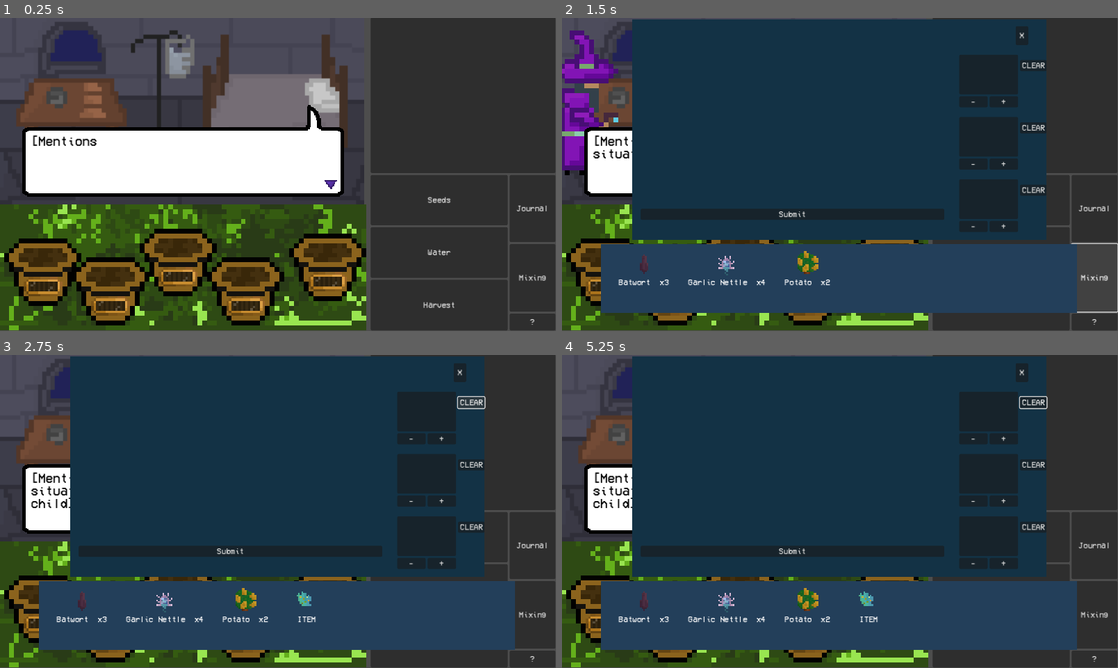
Above: before the commit, frames 1-4 (two rows, left to right).
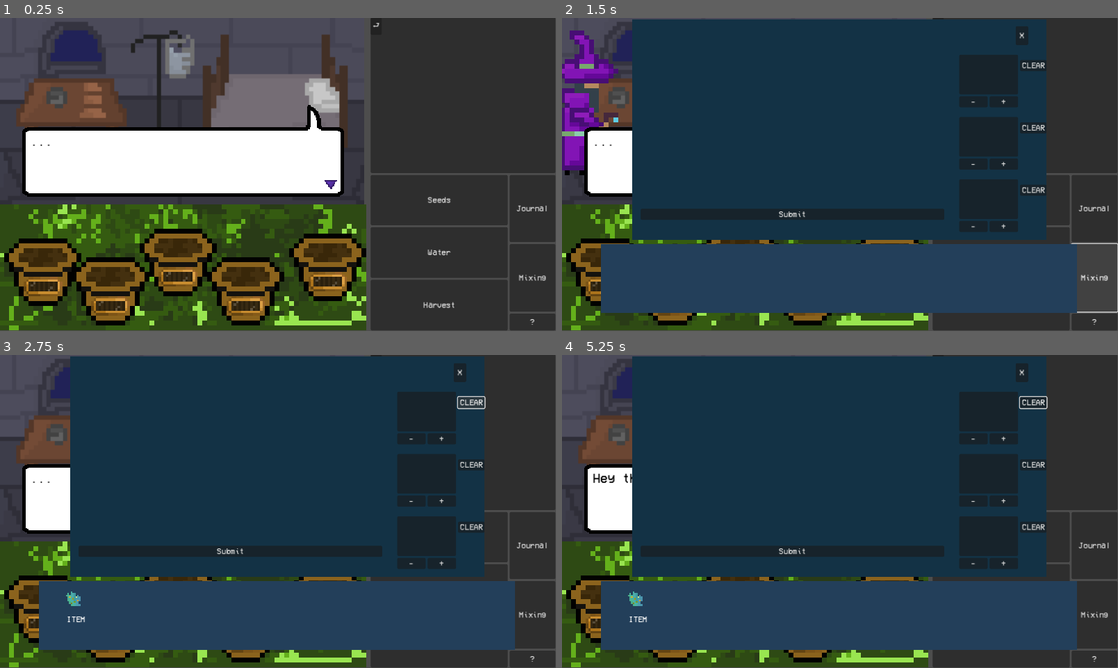
Above: after the commit, the same moments.

Repository: Chasmessian/Shadow-Alchemy
Game: Godot game, scene res://world.tscn
Same seed, same stepped clock (60 frames per second), same inputs: the game is played once before the commit and once after it.
Inputs (mouse positions are in pixels of both pictures, inside the frame that each line leads up to):
- Up to frame 1 (0.25 s): no input
- Up to frame 2 (1.5 s): click (940, 27) at 0.5 s, where only the run after the commit has a clickable "⮐"; click "Mixing" at 1.25 s
- Up to frame 3 (2.75 s): click "CLEAR" at 2 s
- Up to frame 4 (5.25 s): click "Seeds" at 2.75 s; click "Water" at 3.5 s; click "Harvest" at 4.25 s; click "Journal" at 5 s

The runs differ from the first frame. In frame 1, 0.2% of the frame differs, in the area x 5-69%, y 1-41%; in frame 2, 0.8%; in frame 3, 1.1%; in frame 4, 1.1%, in the area x 5-57%, y 37-86%.
Error in both runs: Invalid call. Nonexistent function 'new' in base 'Nil'. (res://UI/MixingScene/itemSlot.gd:8)

Commit message:
Custom Dialog Introduced

Diff:
--- a/Patients/Base/Patient.gd
+++ b/Patients/Base/Patient.gd
@@ -4,6 +4,7 @@
 var curse = null
 var species = Human
 var texture = null
+var conversationNode = null
 func ratePotion(potion):
 	#alter potion based on race
 	var points = 0
--- a/Patients/List/patient1.gd
+++ b/Patients/List/Patient1/patient1.gd
@@ -7,3 +7,4 @@
 	stats.weight = 75
 	curse = vampirism.new()
 	texture = load("res://Patients/Sprites/wizard1.png")
+	conversationNode = load("res://Patients/List/Patient1/patient1Convo.tscn")
--- /dev/null
+++ b/Patients/List/Patient1/patient1Convo.tscn
@@ -0,0 +1,25 @@
+[gd_scene load_steps=2 format=3 uid="uid://68vasgyvaium"]
+
+[ext_resource type="Script" path="res://UI/MainScene/Side Dialogue Buttons/conversation.gd" id="1_0qs0h"]
+
+[node name="Patient1Convo" type="Node"]
+script = ExtResource("1_0qs0h")
+isRoot = true
+response = ["Hey there, I'm feeling pretty bad", "I feel a need to suck your blood"]
+
+[node name="conversation" type="Node" parent="."]
+script = ExtResource("1_0qs0h")
+isLeaf = true
+text = "Why would you do that?"
+response = ["I don't know, it is just a very strong urge", "I can't help it."]
+
+[node name="conversation2" type="Node" parent="."]
+script = ExtResource("1_0qs0h")
+text = "How long have you felt this?"
+response = ["I think it started when I went into a cave", "That was about 12 days ago"]
+
+[node name="conversation" type="Node" parent="conversation2"]
+script = ExtResource("1_0qs0h")
+isLeaf = true
+text = "You sure?"
+response = ["Positive"]
--- a/Patients/patientList.gd
+++ b/Patients/patientList.gd
@@ -1,6 +1,6 @@
 class_name PatientList
 extends Node
-static var patients = ["res://Patients/List/patient1.gd"] #contains script references, World will load thems
+static var patients = ["res://Patients/List/Patient1/patient1.gd"] #contains script references, World will load thems
 static func getPatient():
 	if(len(patients)==0):
 		return null
--- /dev/null
+++ b/Question Container.gd
@@ -0,0 +1,43 @@
+class_name QuestionContainer
+extends ScrollContainer
+static var instance : QuestionContainer
+var questionScene = preload("res://UI/MainScene/Side Dialogue Buttons/Question Button.tscn")
+var currentNode : conversation = null
+
+func _ready():
+	if(instance == null):
+		instance = self
+	else:
+		queue_free()
+
+func loadNode(convo : conversation, immedientQuestions = false): #conversation node
+	currentNode = convo
+	Dialogue.instance.loadDialogue(convo.response)
+	if(convo.isLeaf):
+		Dialogue.instance.ending_dialogue.connect(loadPreviousNode, CONNECT_ONE_SHOT)
+		return
+	else:
+		if(!immedientQuestions):
+			Dialogue.instance.ending_dialogue.connect(func():
+				loadQuestions(convo), CONNECT_ONE_SHOT)
+		else:
+			loadQuestions(convo)
+func loadQuestions(convo):
+	for i in range($VBoxContainer.get_child_count()):
+		$VBoxContainer.get_child(i).queue_free()
+	for i in range(convo.get_child_count()):
+		var newQuestion = questionScene.instantiate()
+		newQuestion.text = convo.get_child(i).text
+		newQuestion.id = i
+		newQuestion.clicked.connect(buttonClicked)
+		$VBoxContainer.add_child(newQuestion)
+
+func buttonClicked(id):
+	for i in range($VBoxContainer.get_child_count()):
+		$VBoxContainer.get_child(i).queue_free()
+	print(currentNode)
+	loadNode(currentNode.get_child(id))
+func loadPreviousNode():
+	if(currentNode == null):
+		return
+	loadNode(currentNode.get_parent(), true)
--- /dev/null
+++ b/Question Container.tscn
@@ -0,0 +1,19 @@
+[gd_scene load_steps=2 format=3 uid="uid://bae5nw7fcom1v"]
+
+[ext_resource type="Script" path="res://Question Container.gd" id="1_u2esm"]
+
+[node name="UpperButtons" type="ScrollContainer"]
+anchors_preset = 15
+anchor_right = 1.0
+anchor_bottom = 1.0
+grow_horizontal = 2
+grow_vertical = 2
+size_flags_horizontal = 3
+size_flags_vertical = 3
+script = ExtResource("1_u2esm")
+
+[node name="VBoxContainer" type="VBoxContainer" parent="."]
+layout_mode = 2
+size_flags_horizontal = 3
+size_flags_vertical = 3
+theme_override_constants/separation = 16
--- a/UI/MainScene/Dialogue/dialogue.gd
+++ b/UI/MainScene/Dialogue/dialogue.gd
@@ -1,4 +1,7 @@
+class_name Dialogue
 extends Node2D
+
+static var instance = null
 
 signal starting_dialogue
 signal ending_dialogue
@@ -17,9 +20,15 @@
 var next_message_ready = false
 
 func _ready():
-		start_dialogue()
+	if(instance==null):
+		instance = self
+	else:
+		queue_free()
+		#start_dialogue()
+	viewport.instance.startConvo.connect(loadConversation, CONNECT_ONE_SHOT)
 
 func start_dialogue():
+	starting_dialogue.emit()
 	current_message = 0
 	display = ""
 	current_char = 0
@@ -30,9 +39,11 @@
 	# Add something to show the speech bubble scene.
 
 func stop_dialogue():
+	ending_dialogue.emit()
+	#hide()
 	# Add something to hide the speech bubble scene.
 
-	queue_free()
+	#queue_free()
 
 func _on_next_char_timeout():
 	if (current_char < len(messages[current_message])):
@@ -65,3 +76,15 @@
 func clicked():
 	if(next_message_ready):
 		_on_next_message_ready()
+
+func loadDialogue(messageList):
+	messages = messageList
+	start_dialogue()
+
+func loadConversation(convo):
+	print("LOADING ")
+	for i in range($ConversationHolder.get_child_count()):
+		$ConversationHolder.get_child(i).queue_free()
+	var convoInstance = convo.instantiate()
+	$ConversationHolder.add_child(convoInstance)
+	QuestionContainer.instance.loadNode(convoInstance)
--- a/UI/MainScene/Dialogue/dialogue.tscn
+++ b/UI/MainScene/Dialogue/dialogue.tscn
@@ -30,6 +30,8 @@
 position = Vector2(350, 152)
 shape = SubResource("RectangleShape2D_gkvs3")
 
+[node name="ConversationHolder" type="Node" parent="."]
+
 [connection signal="timeout" from="next_char" to="." method="_on_next_char_timeout"]
 [connection signal="timeout" from="next_message" to="." method="_on_next_message_timeout"]
 [connection signal="input_event" from="Viewport Area2D" to="." method="_on_viewport_area_2d_input_event"]
--- a/UI/MainScene/Dialogue/speech_bubble.gd
+++ b/UI/MainScene/Dialogue/speech_bubble.gd
@@ -5,14 +5,16 @@
 func _process(_delta):
 	speech_icon.play("bob")
 
-func _on_viewport_click_field_input_event(_viewport, event, _shape_idx):
-	if event is InputEventMouseButton:
-		if event.button_index == MOUSE_BUTTON_LEFT or event.button_index == MOUSE_BUTTON_RIGHT:
-			if event.pressed:
-				if get_node("Dialogue"):
-					get_node("Dialogue").clicked()
-				else:
-					pass
+
+#no longer needed, was redundent
+#func _on_viewport_click_field_input_event(_viewport, event, _shape_idx):
+	#if event is InputEventMouseButton:
+		#if event.button_index == MOUSE_BUTTON_LEFT or event.button_index == MOUSE_BUTTON_RIGHT:
+			#if event.pressed:
+				#if get_node("Dialogue"):
+					#get_node("Dialogue").clicked()
+				#else:
+					#pass
 
 func _on_dialogue_ending_dialogue():
 	$"../Viewport Area2D".hide()
--- /dev/null
+++ b/UI/MainScene/Side Dialogue Buttons/Question Button.tscn
@@ -0,0 +1,36 @@
+[gd_scene load_steps=2 format=3 uid="uid://b077a505pcelv"]
+
+[ext_resource type="Script" path="res://UI/MainScene/Side Dialogue Buttons/dialogue question.gd" id="1_2tm1n"]
+
+[node name="QuestionButton" type="PanelContainer"]
+custom_minimum_size = Vector2(0, 100)
+anchors_preset = 15
+anchor_right = 1.0
+anchor_bottom = 1.0
+grow_horizontal = 2
+grow_vertical = 2
+size_flags_horizontal = 3
+size_flags_vertical = 3
+script = ExtResource("1_2tm1n")
+
+[node name="HBoxContainer" type="HBoxContainer" parent="."]
+layout_mode = 2
+
+[node name="Control" type="Control" parent="HBoxContainer"]
+layout_mode = 2
+size_flags_horizontal = 3
+size_flags_stretch_ratio = 0.1
+
+[node name="Label" type="Label" parent="HBoxContainer"]
+custom_minimum_size = Vector2(200, 10)
+layout_mode = 2
+size_flags_horizontal = 3
+text = "small questionTHIS IS A QUESTION THAT I AM ASKING YOU ABOUT IF I KEEP TALKING SOMETHIGN WILL HAPPENTHIS IS A QUESTION THAT I AM ASKING YOU ABOUT IF I KEEP TALKING SOMETHIGN WILL HAPPENTHIS IS A QUESTION THAT I AM ASKING YOU ABOUT IF I KEEP TALKING SOMETHIGN WILL HAPPENTHIS IS A QUESTION THAT I AM ASKING YOU ABOUT IF I KEEP TALKING SOMETHIGN WILL HAPPENTHIS IS A QUESTION THAT I AM ASKING YOU ABOUT IF I KEEP TALKING SOMETHIGN WILL HAPPENTHIS IS A QUESTION THAT I AM ASKING YOU ABOUT IF I KEEP TALKING SOMETHIGN WILL HAPPENTHIS IS A QUESTION THAT I AM ASKING YOU ABOUT IF I KEEP TALKING SOMETHIGN WILL HAPPEN"
+autowrap_mode = 3
+
+[node name="Control2" type="Control" parent="HBoxContainer"]
+layout_mode = 2
+size_flags_horizontal = 3
+size_flags_stretch_ratio = 0.1
+
+[connection signal="gui_input" from="." to="." method="_on_gui_input"]
--- /dev/null
+++ b/UI/MainScene/Side Dialogue Buttons/conversation.gd
@@ -0,0 +1,6 @@
+class_name conversation
+extends Node
+@export var isRoot : bool = false
+@export var isLeaf : bool
+@export var text  : String = ""
+@export var response : Array = []
--- /dev/null
+++ b/UI/MainScene/Side Dialogue Buttons/conversation.tscn
@@ -0,0 +1,6 @@
+[gd_scene load_steps=2 format=3 uid="uid://c6or2ys07snu5"]
+
+[ext_resource type="Script" path="res://UI/MainScene/Side Dialogue Buttons/conversation.gd" id="1_lcjww"]
+
+[node name="Conversation" type="Node"]
+script = ExtResource("1_lcjww")
--- /dev/null
+++ b/UI/MainScene/Side Dialogue Buttons/dialogue question.gd
@@ -0,0 +1,9 @@
+extends PanelContainer
+var text = "BAGEL"
+var id = -1
+signal clicked
+func _ready():
+	$HBoxContainer/Label.text = text
+func _on_gui_input(event):
+	if(Input.is_action_just_pressed("click")):
+		clicked.emit(id)
--- a/UI/MainScene/viewPortPatient.gd
+++ b/UI/MainScene/viewPortPatient.gd
@@ -8,10 +8,13 @@
 var timeSpentWalking = 0
 var flipAtEnd = false
 signal arrived
+
+
+
 func flip():
 	flip_h = !flip_h
 func walkTo(coords : Vector2, time):
-	print("WALKING")
+	#print("WALKING")
 	walking = true
 	startPos = position
 	walkingTo = coords
@@ -20,7 +23,7 @@
 	if(walking):
 		timeSpentWalking += delta
 func _process(delta):
-	print(position)
+	#print(position)
 	if(walking):
 		position.x += (walkingTo.x-startPos.x)*(delta/timeToWalk)
 		position.y += (walkingTo.y-startPos.y)*(delta/timeToWalk)
--- a/UI/MainScene/viewport.gd
+++ b/UI/MainScene/viewport.gd
@@ -3,6 +3,7 @@
 static var instance = null
 var patient : viewport_patient = null
 signal arrived
+signal startConvo(convo)
 func _init():
 	if(instance==null):
 		instance = self
@@ -13,13 +14,19 @@
 	patient.walkTo(get_node("Walkto").position, 5)
 	patient.flipAtEnd = true
 	#patient.flip()
+	patient.arrived.connect(func():
+		print(World.instance.patient.conversationNode)
+		arrived.emit()
+		startConvo.emit(World.instance.patient.conversationNode)
+		print("ARRIVED"))
 func patientLeave():
 	#patient.flip()
 	patient.walkTo(get_node("Leave").position, 5)
 	patient.flipAtEnd = true
 	patient.arrived.connect(func():
 		arrived.emit()
-		print("ARRIVED"))
+		#print("ARRIVED")
+		)
 func _ready():
 	patient = get_node("Patient")
 
--- a/UI/MixingScene/Mixing.gd
+++ b/UI/MixingScene/Mixing.gd
@@ -11,16 +11,16 @@
 		i.subtracted.connect(slotSubtracted)
 	#testing purposes
 	#
-	Inventory.add(Batwort, 3)
+	#Inventory.add(Batwort, 3)
 	#Inventory.add(BloodRose, 5)
 	#Inventory.add(DragonGrass, 5)
-	Inventory.add(GarlicNettle, 4)
+	#Inventory.add(GarlicNettle, 4)
 	#Inventory.add(GoldWeed,5)
 	#Inventory.add(HarpyTongue,5)
 	#Inventory.add(HobGoblossom,5)
 	#Inventory.add(Iron,5)
 	#Inventory.add(NorthernFang,5)
-	Inventory.add(Potato,2)
+	#Inventory.add(Potato,2)
 	#Inventory.add(ShadowWood,5)
 	#Inventory.add(Silverleaf,5)
 	#
--- /dev/null
+++ b/UpperQuestions.gd
@@ -0,0 +1,5 @@
+extends PanelContainer
+
+func previousConversationNode():
+	$VBoxContainer/UpperButtons.loadPreviousNode()
+	pass # Replace with function body.
--- /dev/null
+++ b/UpperQuestions.tscn
@@ -0,0 +1,29 @@
+[gd_scene load_steps=3 format=3 uid="uid://b7pkrh22t7lp8"]
+
+[ext_resource type="Script" path="res://UpperQuestions.gd" id="1_3iyfj"]
+[ext_resource type="PackedScene" uid="uid://bae5nw7fcom1v" path="res://Question Container.tscn" id="1_wa76s"]
+
+[node name="Upper Questions" type="PanelContainer"]
+size_flags_vertical = 3
+script = ExtResource("1_3iyfj")
+
+[node name="VBoxContainer" type="VBoxContainer" parent="."]
+layout_mode = 2
+
+[node name="Back" type="Button" parent="VBoxContainer"]
+layout_mode = 2
+size_flags_horizontal = 0
+size_flags_vertical = 2
+size_flags_stretch_ratio = 0.1
+text = "⮐"
+
+[node name="Control" type="Control" parent="VBoxContainer"]
+layout_mode = 2
+size_flags_vertical = 3
+size_flags_stretch_ratio = 0.01
+
+[node name="UpperButtons" parent="VBoxContainer" instance=ExtResource("1_wa76s")]
+layout_mode = 2
+horizontal_scroll_mode = 0
+
+[connection signal="pressed" from="VBoxContainer/Back" to="." method="previousConversationNode"]
--- a/world.gd
+++ b/world.gd
@@ -2,8 +2,8 @@
 extends Node2D
 
 var openMenu = null
-static var instance = null
-var patient = null
+static var instance : World = null
+var patient : Patient = null
 var score = 0
 func _init():
 	if(instance==null):
--- a/world.tscn
+++ b/world.tscn
@@ -1,9 +1,10 @@
-[gd_scene load_steps=5 format=3 uid="uid://uc4kphg4jjyt"]
+[gd_scene load_steps=6 format=3 uid="uid://uc4kphg4jjyt"]
 
 [ext_resource type="PackedScene" uid="uid://cp2nay63s25us" path="res://UI/Garden/garden.tscn" id="1_3fwft"]
 [ext_resource type="Script" path="res://world.gd" id="1_7qcas"]
 [ext_resource type="PackedScene" uid="uid://5edxrxt3wkbv" path="res://UI/MainScene/viewport.tscn" id="2_x118v"]
 [ext_resource type="PackedScene" uid="uid://b020rgq1ep5nu" path="res://LowerUIButtons.tscn" id="3_cupsl"]
+[ext_resource type="PackedScene" uid="uid://b7pkrh22t7lp8" path="res://UpperQuestions.tscn" id="4_jxe11"]
 
 [node name="World" type="Node2D"]
 position = Vector2(-1, -1)
@@ -31,9 +32,8 @@
 layout_mode = 2
 size_flags_horizontal = 3
 
-[node name="Panel" type="Panel" parent="HBoxContainer/VBoxContainer2"]
+[node name="Upper Questions" parent="HBoxContainer/VBoxContainer2" instance=ExtResource("4_jxe11")]
 layout_mode = 2
-size_flags_vertical = 3
 
 [node name="Lower UI Buttons" parent="HBoxContainer/VBoxContainer2" instance=ExtResource("3_cupsl")]
 layout_mode = 2
